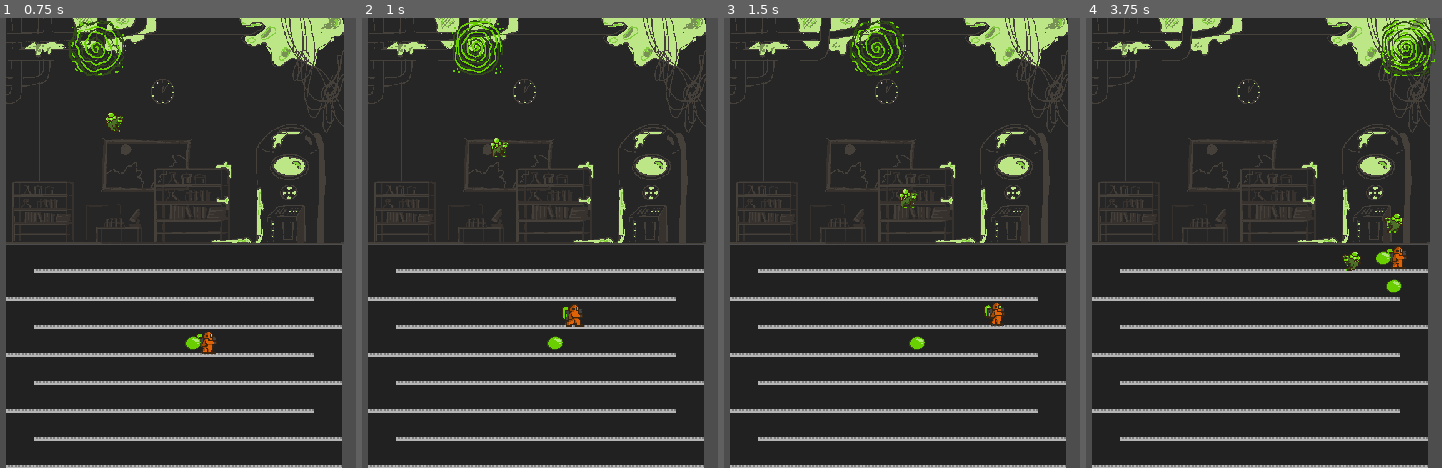
Above: before the commit, frames 1-4 (left to right).
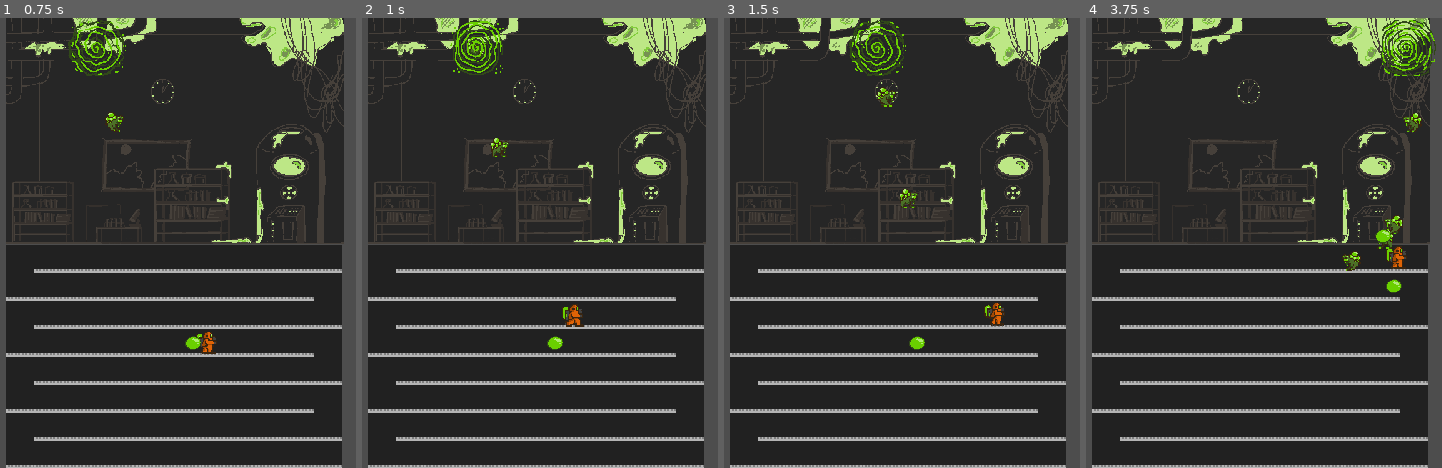
Above: after the commit, the same moments.

Repository: KrolPolski/Finnish-Game-Jam-2025
Game: Godot game, scene res://scenes/level_1.tscn
The game is run twice, just before and just after one commit, with the same random seed, the same clock (stepped at 60 frames per second) and the same inputs.
Inputs:
- Up to frame 1 (0.75 s): tap Enter (enter_key) at 0.5 s; hold D (move_right) from 0.53 s (still down); tap Space (drop_bubble) at 0.6 s
- Up to frame 2 (1 s): keep holding D (move_right); tap W (climb_up) at 0.77 s; tap Enter (enter_key) at 0.8 s
- Up to frame 3 (1.5 s): keep holding D (move_right); tap Enter (enter_key) at 1.35 s
- Up to frame 4 (3.75 s): tap W (climb_up) at 1.52, 3.02 s; tap Space (drop_bubble) at 1.55, 2.1, 3.05, 3.6 s; release D (move_right) at 2.03 s; hold A (move_left) 2.03-2.78 s; tap Enter (enter_key) at 2.3, 2.85 s; hold D (move_right) from 2.78 s (still down)

Frame 1 is identical in both runs. In frame 2, less than 0.1% of the frame differs, in the area x 30-35%, y 4-9%; in frame 3, 0.1%; in frame 4, 0.5%, in the area x 81-95%, y 21-55%.

Commit message:
Final fixes to make game more fun

Diff:
--- a/bubble.gd
+++ b/bubble.gd
@@ -17,10 +17,12 @@
 
 	if (position.y <= 30):
 		queue_free()
+#		get_parent().get_node("Player").bubble_count -= 1
 
 
 func _on_timer_timeout() -> void:
 	queue_free()
+#	get_parent().get_node("Player").bubble_count -= 1
 
 
 func _on_area_entered(area: Area2D) -> void:
--- a/player_movement.gd
+++ b/player_movement.gd
@@ -1,6 +1,7 @@
 extends CharacterBody2D
 
 @export var health = 10
+#@export var bubble_count = 0
 
 const SPEED = 200.0
 const CLIMB_VELOCITY = -200.0
@@ -39,7 +40,7 @@
 		climb_dir = -1
 
 
-	if Input.is_action_just_pressed("drop_bubble") and !is_climbing_up and !is_climbing_down and is_on_floor():
+	if Input.is_action_just_pressed("drop_bubble") and !is_climbing_up and !is_climbing_down and is_on_floor(): #bubble_count < 5
 		var instance = bubble_preload.instantiate()
 		instance.spawn_pos.x = global_position.x
 		instance.spawn_pos.y = global_position.y
@@ -47,7 +48,7 @@
 		main.add_child.call_deferred(instance)
 		$AnimatedSprite2D.play("player_shoot")
 		get_parent().get_node("Portal2").score -= 5
-		print(get_parent().get_node("Portal2").score)
+	#	bubble_count += 1
 
 
 
--- a/project.godot
+++ b/project.godot
@@ -37,21 +37,25 @@
 move_left={
 "deadzone": 0.5,
 "events": [Object(InputEventKey,"resource_local_to_scene":false,"resource_name":"","device":-1,"window_id":0,"alt_press …(191 unchanged characters)…
+, Object(InputEventKey,"resource_local_to_scene":false,"resource_name":"","device":-1,"window_id":0,"alt_pressed":false,"shift_pressed":false,"ctrl_pressed":false,"meta_pressed":false,"pressed":false,"keycode":0,"physical_keycode":4194319,"key_label":0,"unicode":0,"location":0,"echo":false,"script":null)
 ]
 }
 move_right={
 "deadzone": 0.5,
 "events": [Object(InputEventKey,"resource_local_to_scene":false,"resource_name":"","device":-1,"window_id":0,"alt_press …(192 unchanged characters)…
+, Object(InputEventKey,"resource_local_to_scene":false,"resource_name":"","device":-1,"window_id":0,"alt_pressed":false,"shift_pressed":false,"ctrl_pressed":false,"meta_pressed":false,"pressed":false,"keycode":0,"physical_keycode":4194321,"key_label":0,"unicode":0,"location":0,"echo":false,"script":null)
 ]
 }
 climb_up={
 "deadzone": 0.5,
 "events": [Object(InputEventKey,"resource_local_to_scene":false,"resource_name":"","device":-1,"window_id":0,"alt_press …(192 unchanged characters)…
+, Object(InputEventKey,"resource_local_to_scene":false,"resource_name":"","device":-1,"window_id":0,"alt_pressed":false,"shift_pressed":false,"ctrl_pressed":false,"meta_pressed":false,"pressed":false,"keycode":0,"physical_keycode":4194320,"key_label":0,"unicode":0,"location":0,"echo":false,"script":null)
 ]
 }
 climb_down={
 "deadzone": 0.5,
 "events": [Object(InputEventKey,"resource_local_to_scene":false,"resource_name":"","device":-1,"window_id":0,"alt_press …(192 unchanged characters)…
+, Object(InputEventKey,"resource_local_to_scene":false,"resource_name":"","device":-1,"window_id":0,"alt_pressed":false,"shift_pressed":false,"ctrl_pressed":false,"meta_pressed":false,"pressed":false,"keycode":0,"physical_keycode":4194322,"key_label":0,"unicode":0,"location":0,"echo":false,"script":null)
 ]
 }
 drop_bubble={
--- a/scenes/area_2d.gd
+++ b/scenes/area_2d.gd
@@ -10,6 +10,8 @@
 func _ready() -> void:
 	$MobTimer.timeout.connect(_on_timer_timeout)
 	$PortalTimer.timeout.connect(_on_Portal_timer_timeout)
+	$OrangeTimer.timeout.connect(_on_Orange_timer_timeout)
+	$PortalTimer.start()
 
 func _on_timer_timeout():
 	if mob_scene and canSpawn:
@@ -20,7 +22,15 @@
 # Called every frame. 'delta' is the elapsed time since the previous frame.
 
 func _on_Portal_timer_timeout():
-	canSpawn = !canSpawn
+	canSpawn = false
+	$OrangeTimer.start()
+
+func _on_Orange_timer_timeout():
+	canSpawn = true
+	if ($MobTimer.wait_time > 0.1):
+		$MobTimer.wait_time -= 0.1
+	$PortalTimer.wait_time += 0.5
+	$PortalTimer.start()
 
 func _process(delta: float) -> void:
 	if canSpawn:
--- a/scenes/level_1.tscn
+++ b/scenes/level_1.tscn
@@ -175,12 +175,15 @@
 texture = ExtResource("5_2et8h")
 
 [node name="MobTimer" type="Timer" parent="Portal2"]
-wait_time = 2.0
 autostart = true
 
 [node name="PortalTimer" type="Timer" parent="Portal2"]
-wait_time = 10.0
-autostart = true
+wait_time = 5.0
+one_shot = true
+
+[node name="OrangeTimer" type="Timer" parent="Portal2"]
+wait_time = 8.0
+one_shot = true
 
 [node name="AnimatedSprite2D" type="AnimatedSprite2D" parent="Portal2"]
 sprite_frames = SubResource("SpriteFrames_xwvrv")
Not shown: 1 places in scenes/level_1.tscn that only renumber resources
